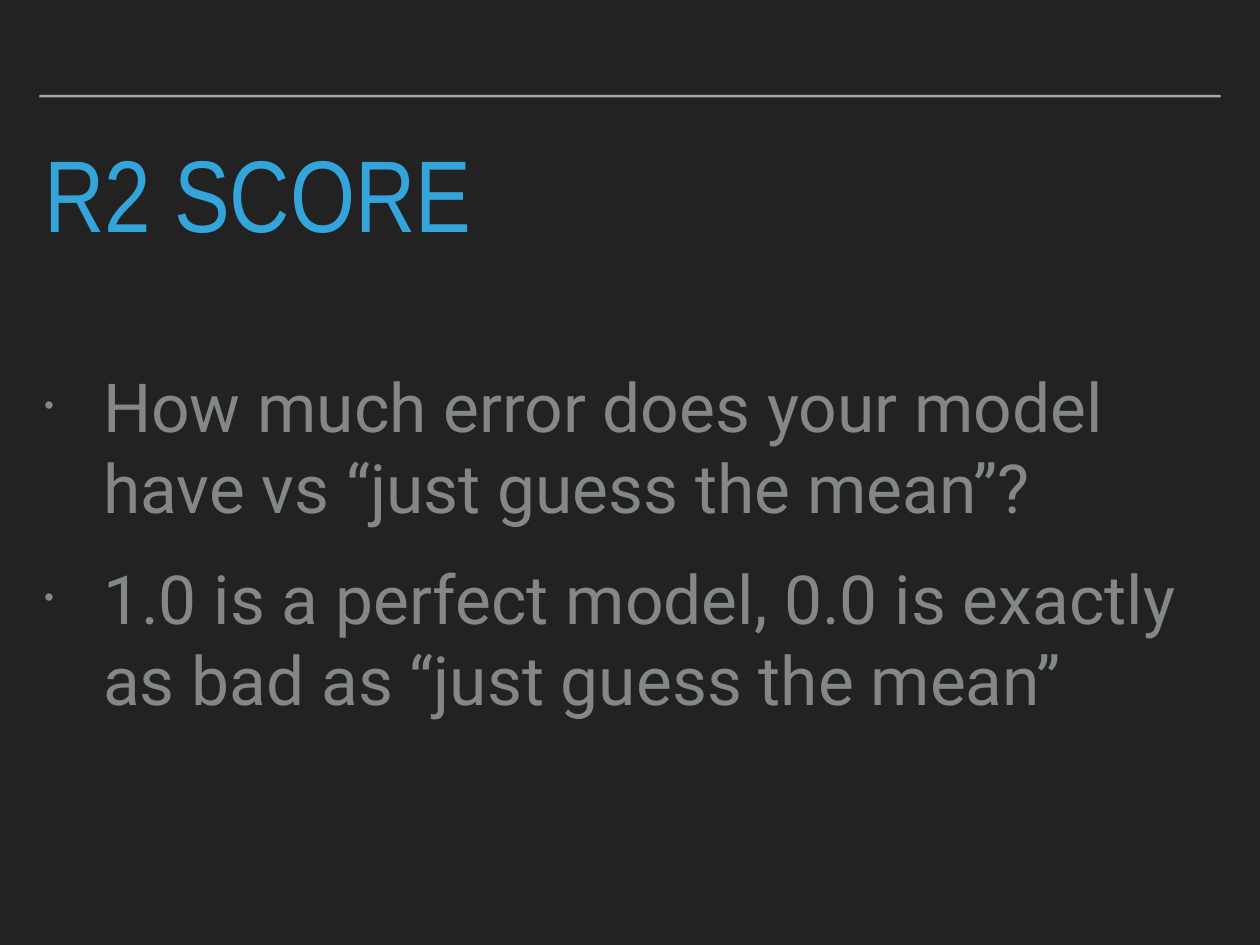
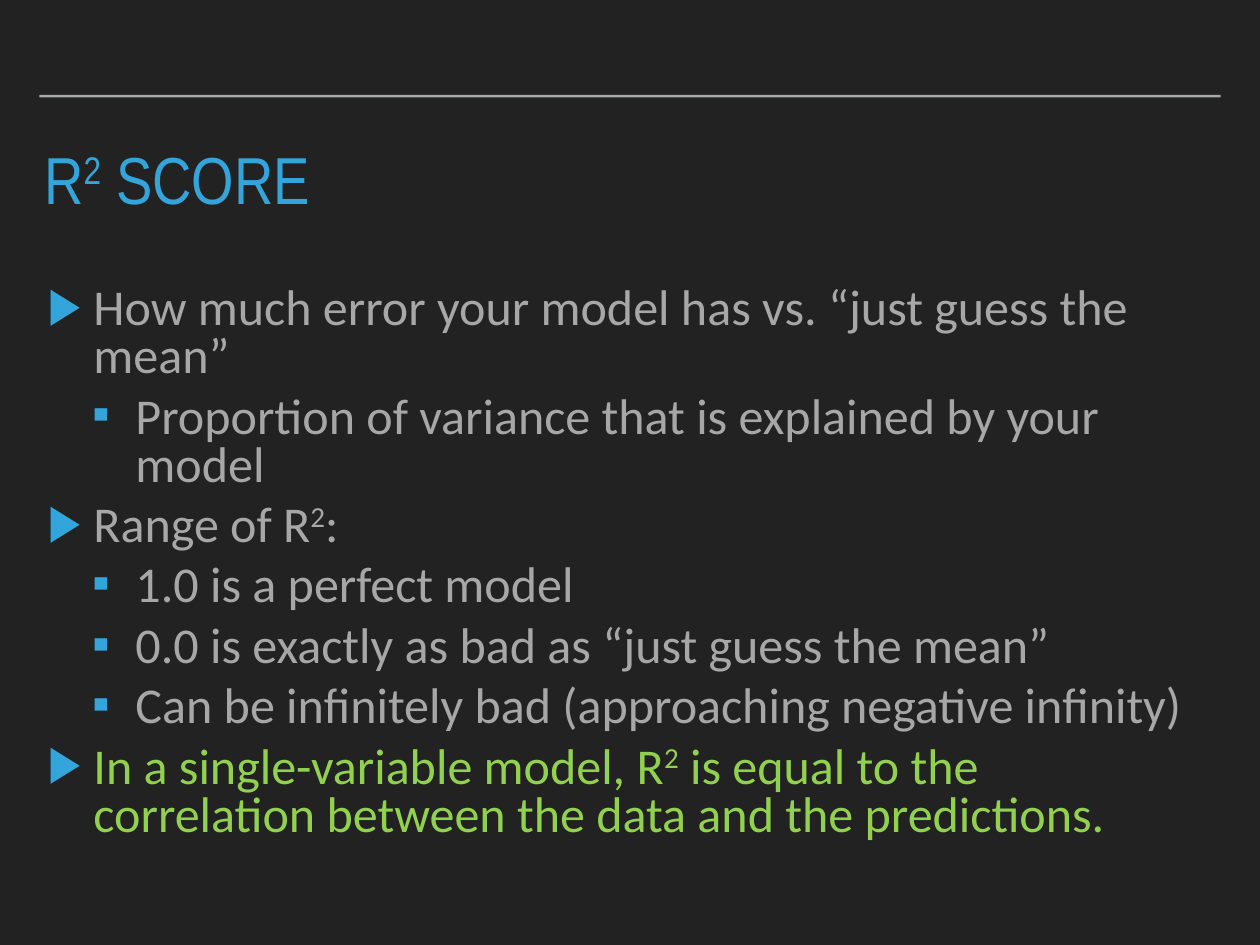
Before and after one commit to patricks1/noble-machine-learning, a slide deck: slide 11 of Session3/Session3_Slides.pptx. Drawn at 1260x945 pixels with LibreOffice and Linux fonts; fonts in the diff are those of the drawing. Boxes give left, top, right and bottom in pixels: in the first picture for what was removed or moved away, otherwise in the second. Text is boxed around its words. In the diff, an @@ line names an element or a change of style, - is before the commit and + after.

```diff
--- a/Session3/Session3_Slides.pptx
+++ b/Session3/Session3_Slides.pptx
@@ title "R2 SCORE" at (x1=116, y1=157, x2=309, y2=205): size 82.8 to 54 pt; now superscript in "R2"; more space between paragraphs @@
@@ text at (x1=93, y1=289, x2=1181, y2=840): text changed; size 55 to 40.7 pt; font Roboto to Calibri; text colour #838787 to #A7A7A7 @@
-• How much error does your model have vs “just guess the mean”?
-• 1.0 is a perfect model, 0.0 is exactly as bad as “just guess the mean”
+▶ How much error your model has vs. “just guess the mean”
+  ▪ Proportion of variance that is explained by your model
+▶ Range of R2:
+  ▪ 1.0 is a perfect model
+  ▪ 0.0 is exactly as bad as “just guess the mean”
+  ▪ Can be infinitely bad (approaching negative infinity)
+▶ In a single-variable model, R2 is equal to the correlation between the data and the predictions.
```
Also in this commit, not shown: 11 other slides changed, 6 slides added, 2 slides removed, 26 other files.
